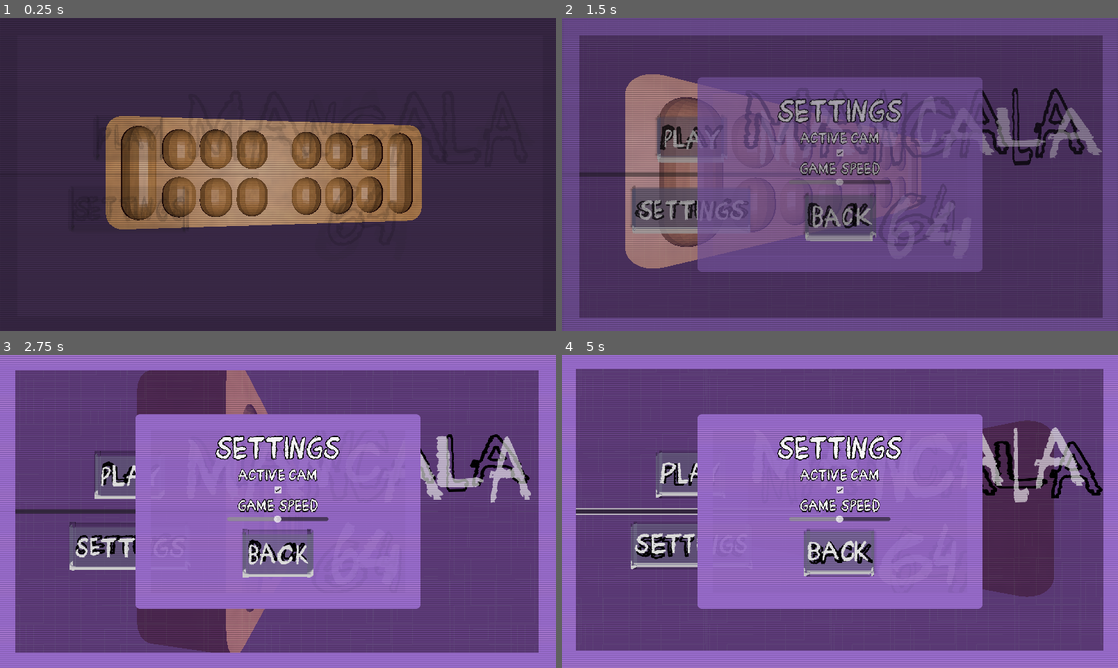
Above: before the commit, frames 1-4 (two rows, left to right).
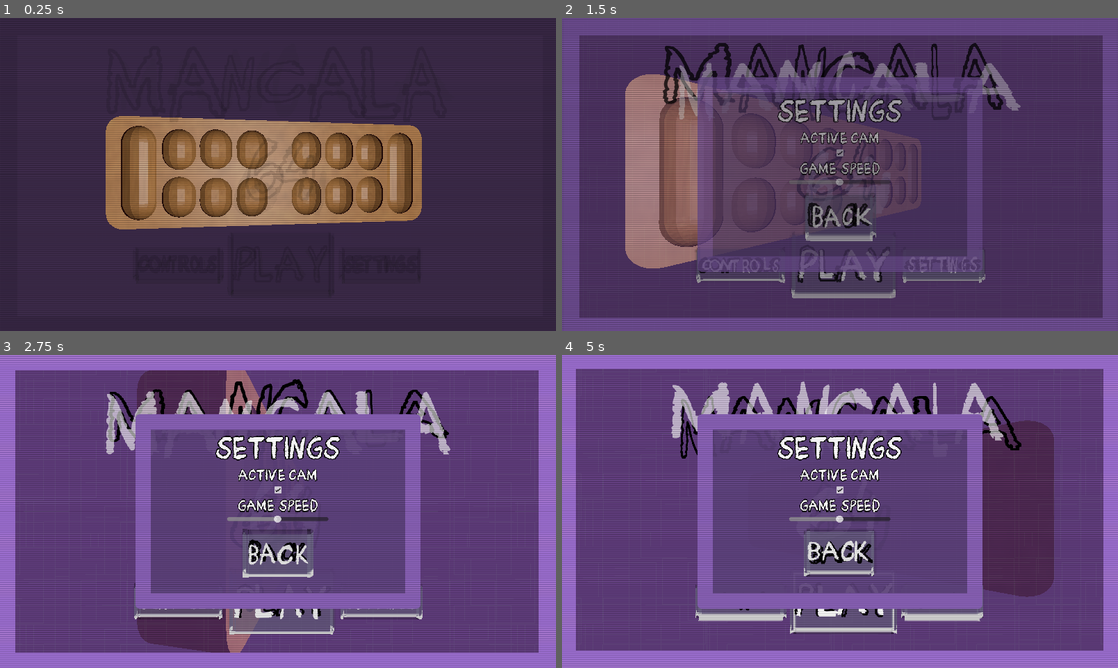
Above: after the commit, the same moments.

Repository: sym-z/3d-mancala
Game: Godot game, scene res://scenes/main_menu.tscn
The game is run twice, just before and just after one commit, with the same random seed, the same clock (stepped at 60 frames per second) and the same inputs.
Inputs (mouse positions are in pixels of both pictures, inside the frame that each line leads up to; where the layout moved, square brackets give the same spot in the first picture):
- Up to frame 1 (0.25 s): no input
- Up to frame 2 (1.5 s): click (739, 265) [689, 174] at 0.5 s; click "SETTINGS" at 1.25 s
- Up to frame 3 (2.75 s): click "PLAY" at 2 s
- Up to frame 4 (5 s): click "PLAY" at 2.75 s; hold Right (ui_right) 3.53-4.28 s; hold S (slam) 3.53-4.28 s; hold Left (ui_left) from 4.28 s (still down); tap S (slam) at 4.35 s

The runs differ from the first frame. In frame 1, 1.5% of the frame differs, in the area x 13-76%, y 32-88%; in frame 2, 28%; in frame 3, 31%; in frame 4, 33%, in the area x 2-98%, y 8-90%.

Commit message:
starting on controls

Diff:
--- a/src/mm_menu_box.tres
+++ b/src/mm_menu_box.tres
@@ -1,12 +1,12 @@
 [gd_resource type="Theme" format=3 uid="uid://d2x1lp84g27xq"]
 
 [sub_resource type="StyleBoxFlat" id="StyleBoxFlat_7br34"]
-bg_color = Color(0.58448, 0.41339996, 0.78, 0.92156863)
+bg_color = Color(0.35218668, 0.24909998, 0.47, 0.92156863)
 border_width_left = 32
 border_width_top = 32
 border_width_right = 32
 border_width_bottom = 32
-border_color = Color(0.5803922, 0.4117647, 0.7764706, 1)
+border_color = Color(0.5095467, 0.3604, 0.68, 1)
 corner_radius_top_left = 8
 corner_radius_top_right = 8
 corner_radius_bottom_right = 8
--- /dev/null
+++ b/src/mm_sub_button.tres
@@ -0,0 +1,52 @@
+[gd_resource type="Theme" format=3 uid="uid://bgjtwfvuj4wph"]
+
+[ext_resource type="FontFile" uid="uid://c4cxtyqn866dk" path="res://CrayonLibre-BLVel.otf" id="1_kvcwl"]
+
+[sub_resource type="StyleBoxFlat" id="StyleBoxFlat_q6mj1"]
+bg_color = Color(0.41568628, 0.39215687, 0.50980395, 1)
+border_width_bottom = 4
+corner_radius_top_left = 8
+corner_radius_top_right = 8
+corner_radius_bottom_right = 8
+corner_radius_bottom_left = 8
+expand_margin_left = 8.0
+expand_margin_top = 8.0
+expand_margin_right = 8.0
+expand_margin_bottom = 8.0
+shadow_color = Color(0, 0, 0, 0.16470589)
+shadow_size = 2
+shadow_offset = Vector2(0, -3.65)
+
+[sub_resource type="StyleBoxFlat" id="StyleBoxFlat_7dv2h"]
+bg_color = Color(0.41616, 0.3927, 0.51, 0.5882353)
+border_width_bottom = 8
+corner_radius_top_left = 8
+corner_radius_top_right = 8
+corner_radius_bottom_right = 8
+corner_radius_bottom_left = 8
+expand_margin_left = 8.0
+expand_margin_top = 8.0
+expand_margin_right = 8.0
+expand_margin_bottom = 8.0
+shadow_color = Color(0, 0, 0, 0.16470589)
+shadow_size = 2
+shadow_offset = Vector2(0, -3.65)
+
+[sub_resource type="StyleBoxFlat" id="StyleBoxFlat_5vu20"]
+bg_color = Color(0.41616, 0.3927, 0.51, 1)
+corner_radius_top_left = 8
+corner_radius_top_right = 8
+corner_radius_bottom_right = 8
+corner_radius_bottom_left = 8
+expand_margin_left = 8.0
+expand_margin_top = 8.0
+expand_margin_right = 8.0
+expand_margin_bottom = 8.0
+
+[resource]
+Button/constants/outline_size = 8
+Button/font_sizes/font_size = 37
+Button/fonts/font = ExtResource("1_kvcwl")
+Button/styles/hover = SubResource("StyleBoxFlat_q6mj1")
+Button/styles/normal = SubResource("StyleBoxFlat_7dv2h")
+Button/styles/pressed = SubResource("StyleBoxFlat_5vu20")
--- /dev/null
+++ b/src/play_button.tres
@@ -0,0 +1,52 @@
+[gd_resource type="Theme" format=3 uid="uid://bqhe1gt4evm8w"]
+
+[ext_resource type="FontFile" uid="uid://c4cxtyqn866dk" path="res://CrayonLibre-BLVel.otf" id="1_5jj3j"]
+
+[sub_resource type="StyleBoxFlat" id="StyleBoxFlat_q6mj1"]
+bg_color = Color(0.41568628, 0.39215687, 0.50980395, 1)
+border_width_bottom = 4
+corner_radius_top_left = 8
+corner_radius_top_right = 8
+corner_radius_bottom_right = 8
+corner_radius_bottom_left = 8
+expand_margin_left = 8.0
+expand_margin_top = 8.0
+expand_margin_right = 8.0
+expand_margin_bottom = 8.0
+shadow_color = Color(0, 0, 0, 0.16470589)
+shadow_size = 2
+shadow_offset = Vector2(0, -3.65)
+
+[sub_resource type="StyleBoxFlat" id="StyleBoxFlat_7dv2h"]
+bg_color = Color(0.41616, 0.3927, 0.51, 0.5882353)
+border_width_bottom = 8
+corner_radius_top_left = 8
+corner_radius_top_right = 8
+corner_radius_bottom_right = 8
+corner_radius_bottom_left = 8
+expand_margin_left = 8.0
+expand_margin_top = 8.0
+expand_margin_right = 8.0
+expand_margin_bottom = 8.0
+shadow_color = Color(0, 0, 0, 0.16470589)
+shadow_size = 2
+shadow_offset = Vector2(0, -3.65)
+
+[sub_resource type="StyleBoxFlat" id="StyleBoxFlat_5vu20"]
+bg_color = Color(0.41616, 0.3927, 0.51, 1)
+corner_radius_top_left = 8
+corner_radius_top_right = 8
+corner_radius_bottom_right = 8
+corner_radius_bottom_left = 8
+expand_margin_left = 8.0
+expand_margin_top = 8.0
+expand_margin_right = 8.0
+expand_margin_bottom = 8.0
+
+[resource]
+Button/constants/outline_size = 8
+Button/font_sizes/font_size = 91
+Button/fonts/font = ExtResource("1_5jj3j")
+Button/styles/hover = SubResource("StyleBoxFlat_q6mj1")
+Button/styles/normal = SubResource("StyleBoxFlat_7dv2h")
+Button/styles/pressed = SubResource("StyleBoxFlat_5vu20")
--- a/src/scenes/main_menu.tscn
+++ b/src/scenes/main_menu.tscn
@@ -2,9 +2,10 @@
 
 [ext_resource type="Script" uid="uid://dply5k7iybiq" path="res://scenes/main_menu.gd" id="1_rtw2f"]
 [ext_resource type="Texture2D" uid="uid://dwqfgfg5bi2w7" path="res://assets/sprites/tiling_bg.png" id="2_rtw2f"]
-[ext_resource type="Theme" uid="uid://cuagsrjijxb16" path="res://mm_buttons.tres" id="2_wu84c"]
 [ext_resource type="FontFile" uid="uid://c4cxtyqn866dk" path="res://CrayonLibre-BLVel.otf" id="3_8ln24"]
 [ext_resource type="Shader" uid="uid://c6o6g5scoqwur" path="res://button_jiggle.gdshader" id="4_5pajh"]
+[ext_resource type="Theme" uid="uid://bqhe1gt4evm8w" path="res://play_button.tres" id="4_a8gd2"]
+[ext_resource type="Theme" uid="uid://bgjtwfvuj4wph" path="res://mm_sub_button.tres" id="5_hstxw"]
 [ext_resource type="ArrayMesh" uid="uid://dju5dgc06615w" path="res://assets/blends/new_board_clean_Cube_001.tres" id="7_oa1go"]
 [ext_resource type="Script" uid="uid://dc3i58jn05i6h" path="res://scripts/spinny_model.gd" id="8_tbmy8"]
 [ext_resource type="AudioStream" uid="uid://bw0m7xn8a7ore" path="res://assets/audio/title_1.mp3" id="9_7b55j"]
@@ -19,6 +20,10 @@
 [ext_resource type="Script" uid="uid://diakhf4xw6vll" path="res://scripts/settings_container.gd" id="16_j7ex8"]
 
 [sub_resource type="ShaderMaterial" id="ShaderMaterial_tbmy8"]
+shader = ExtResource("4_5pajh")
+shader_parameter/strength = 5.0
+
+[sub_resource type="ShaderMaterial" id="ShaderMaterial_a8gd2"]
 shader = ExtResource("4_5pajh")
 shader_parameter/strength = 5.0
 
@@ -116,8 +121,8 @@
 grow_vertical = 2
 mouse_filter = 2
 script = ExtResource("1_rtw2f")
-play_btn = NodePath("MarginContainer/VBoxContainer/Play")
-settings_btn = NodePath("MarginContainer/VBoxContainer/Settings")
+play_btn = NodePath("MarginContainer/HBoxContainer/Play")
+settings_btn = NodePath("MarginContainer/HBoxContainer/Settings")
 announcer = NodePath("Announcer")
 fade_time = 0.5
 model = NodePath("MeshInstance3D")
@@ -145,33 +150,36 @@
 grow_horizontal = 2
 grow_vertical = 2
 mouse_filter = 2
-theme_override_constants/margin_top = 242
-theme_override_constants/margin_right = 615
-theme_override_constants/margin_bottom = 242
-
-[node name="VBoxContainer" type="VBoxContainer" parent="MarginContainer" unique_id=723778061]
+theme_override_constants/margin_top = 377
+
+[node name="HBoxContainer" type="HBoxContainer" parent="MarginContainer" unique_id=2087031086]
 layout_mode = 2
 mouse_filter = 2
 theme_override_constants/separation = 32
 alignment = 1
 
-[node name="Play" type="Button" parent="MarginContainer/VBoxContainer" unique_id=1510958586]
+[node name="Controls" type="Button" parent="MarginContainer/HBoxContainer" unique_id=422067149]
+material = SubResource("ShaderMaterial_a8gd2")
+layout_mode = 2
+size_flags_horizontal = 4
+size_flags_vertical = 4
+theme = ExtResource("5_hstxw")
+text = "CONTROLS"
+
+[node name="Play" type="Button" parent="MarginContainer/HBoxContainer" unique_id=1510958586]
 material = SubResource("ShaderMaterial_rtw2f")
 layout_mode = 2
 size_flags_horizontal = 4
 size_flags_vertical = 6
-theme = ExtResource("2_wu84c")
+theme = ExtResource("4_a8gd2")
 text = "PLAY"
 
-[node name="Controls" type="Button" parent="MarginContainer/VBoxContainer" unique_id=422067149]
-layout_mode = 2
-
-[node name="Settings" type="Button" parent="MarginContainer/VBoxContainer" unique_id=455389478]
+[node name="Settings" type="Button" parent="MarginContainer/HBoxContainer" unique_id=455389478]
 material = SubResource("ShaderMaterial_oa1go")
 layout_mode = 2
 size_flags_horizontal = 4
 size_flags_vertical = 4
-theme = ExtResource("2_wu84c")
+theme = ExtResource("5_hstxw")
 text = "SETTINGS"
 
 [node name="MarginContainer2" type="MarginContainer" parent="." unique_id=1320514531]
@@ -226,13 +234,13 @@
 "title": ExtResource("9_7b55j")
 })
 
-[node name="Label" type="Label" parent="." unique_id=1070955053]
+[node name="Title" type="Label" parent="." unique_id=1070955053]
 material = SubResource("ShaderMaterial_jk1qb")
 layout_mode = 0
-offset_left = 309.0
-offset_top = 127.0
-offset_right = 1190.0
-offset_bottom = 610.0
+offset_left = 141.0
+offset_top = 34.0
+offset_right = 1022.0
+offset_bottom = 517.0
 size_flags_vertical = 6
 theme_override_colors/font_color = Color(1, 1, 1, 0.5882353)
 theme_override_constants/outline_size = 12
